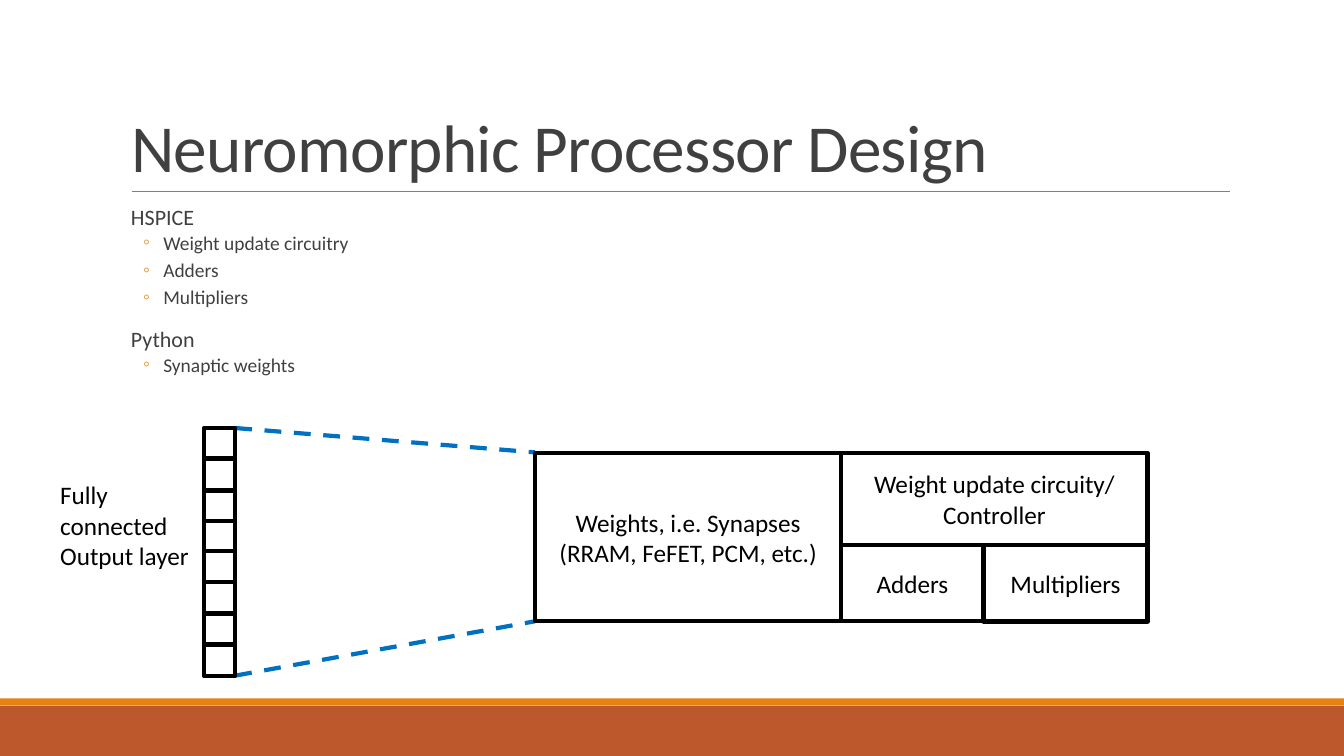
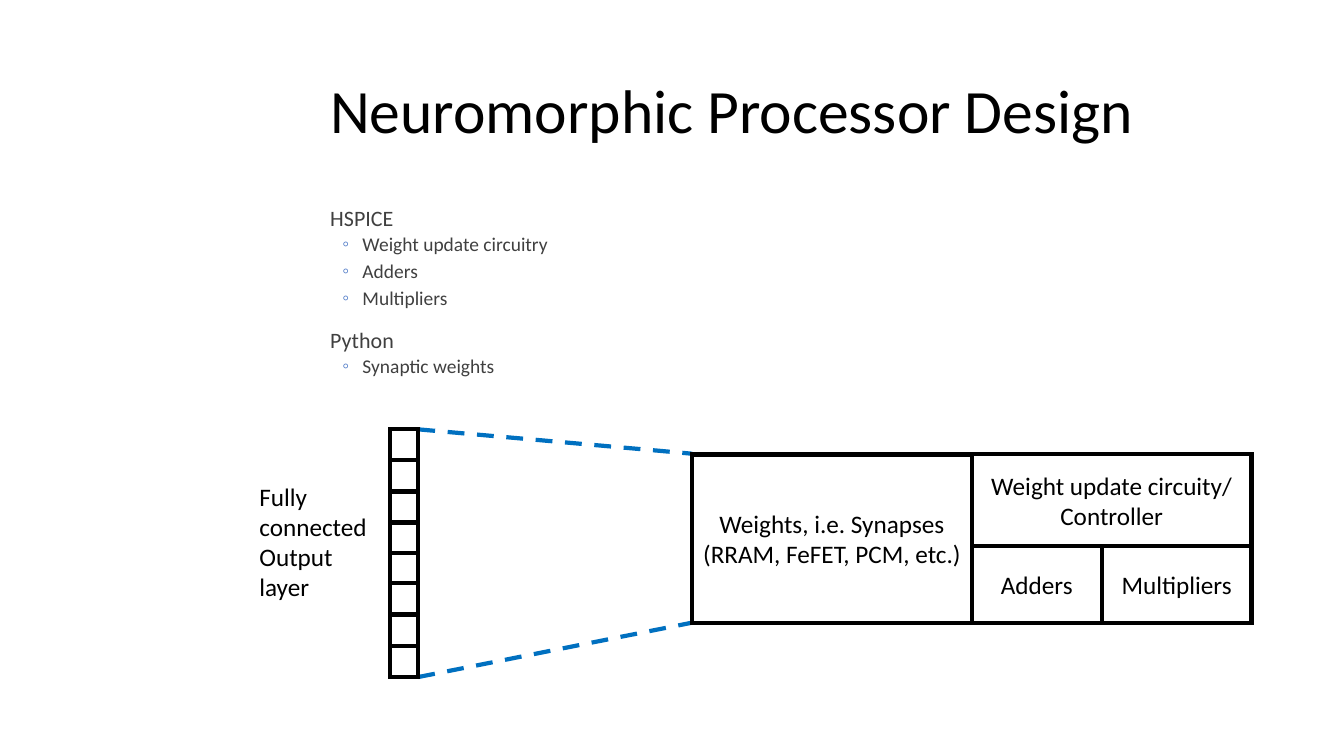
Before and after one commit to mayersjd/HardwareCNN, a slide deck: slide 25 of ProjectProposal.pptx (slide 7 before the commit). Drawn at 1344x756 pixels with LibreOffice and Linux fonts; fonts in the diff are those of the drawing; background and template pictures are left out. Boxes give left, top, right and bottom in pixels: in the first picture for what was removed or moved away, otherwise in the second. Text is boxed around its words. In the diff, an @@ line names an element or a change of style, - is before the commit and + after.

```diff
--- a/ProjectProposal.pptx
+++ b/ProjectProposal.pptx
@@ title "Neuromorphic Processor Design": place and size @@
-title "Neuromorphic Processor Design" at <box>131,125,988,184</box>
+title "Neuromorphic Processor Design" at <box>330,90,1133,144</box>
@@ title "Neuromorphic Processor Design" at <box>330,90,1133,144</box>: size 48 to 44 pt, text colour #404040 to #000000, letter spacing -0.5 to 0 pt; line spacing 0.85 to 0.9; vertical alignment bottom to middle @@
@@ line removed from (132, 192) to (1231, 192) @@
@@ text "HSPICE": place and size @@
-text "HSPICE" at <box>131,210,348,376</box>
+text "HSPICE" at <box>330,211,547,377</box>
@@ text "HSPICE" at <box>330,211,547,377</box>: bullet colour #E48312 to #4472C4 @@
@@ line moved from (235, 429) - (535, 453) to (418, 430) - (693, 454) @@
@@ rectangle "Weights, i.e. Synapses": place and size @@
-rectangle "Weights, i.e. Synapses" at <box>535,453,842,621</box>
+rectangle "Weights, i.e. Synapses" at <box>693,455,972,623</box>
@@ rectangle "Weight update circuity/": place and size @@
-rectangle "Weight update circuity/" at <box>842,453,1148,544</box>
+rectangle "Weight update circuity/" at <box>972,455,1251,546</box>
@@ text at <box>259,488,366,600</box>: text changed @@
-Fully connected Output layer
+Fully connected
+Output layer
@@ rectangle "Adders": place and size @@
-rectangle "Adders" at <box>842,544,984,621</box>
+rectangle "Adders" at <box>972,546,1102,623</box>
@@ rectangle "Multipliers": place and size @@
-rectangle "Multipliers" at <box>984,545,1148,622</box>
+rectangle "Multipliers" at <box>1102,546,1252,623</box>
@@ 8 rectangles: place and size @@
-8 rectangles at <box>204,429,235,676</box>
+8 rectangles at <box>390,430,418,678</box>
@@ line moved from (235, 676) - (535, 621) to (418, 678) - (693, 623) @@
@@ rectangle removed at <box>0,706,1344,756</box> @@
@@ rectangle removed at <box>0,699,1344,706</box> @@
```
Also in this commit, not shown: 4 other slides changed, 22 slides added, 3 slides removed.
